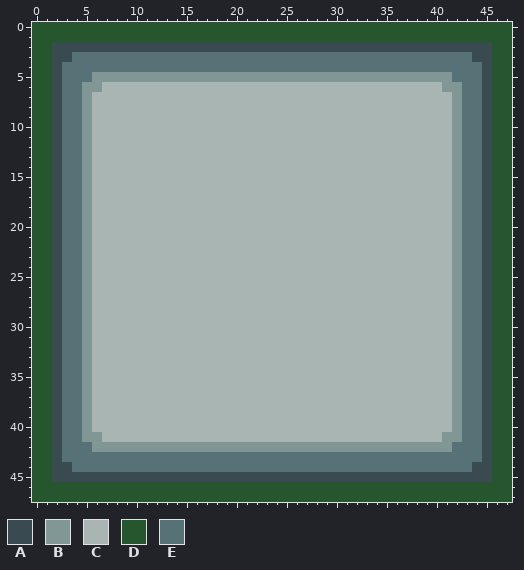
A pixel-art file gets an edit: Assets/Sprites/ase/background.aseprite. That is the earlier state.
48x48 pixels, 1 frame.
Visible layers, top first: "building", "background".
Palette (. is transparent): A #394a50  B #819796  C #a8b5b2  D #25562e  E #577277
Pixels before, first column x 0:
 0 DDDDDDDDDDDDDDDDDDDDDDDDDDDDDDDDDDDDDDDDDDDDDDDD
 1 DDDDDDDDDDDDDDDDDDDDDDDDDDDDDDDDDDDDDDDDDDDDDDDD
 2 DDAAAAAAAAAAAAAAAAAAAAAAAAAAAAAAAAAAAAAAAAAAAADD
 3 DDAAEEEEEEEEEEEEEEEEEEEEEEEEEEEEEEEEEEEEEEEEAADD
 4 DDAEEEEEEEEEEEEEEEEEEEEEEEEEEEEEEEEEEEEEEEEEEADD
 5 DDAEEEBBBBBBBBBBBBBBBBBBBBBBBBBBBBBBBBBBBBEEEADD
 6 DDAEEBBCCCCCCCCCCCCCCCCCCCCCCCCCCCCCCCCCCBBEEADD
 7 DDAEEBCCCCCCCCCCCCCCCCCCCCCCCCCCCCCCCCCCCCBEEADD
 8 DDAEEBCCCCCCCCCCCCCCCCCCCCCCCCCCCCCCCCCCCCBEEADD
 9 DDAEEBCCCCCCCCCCCCCCCCCCCCCCCCCCCCCCCCCCCCBEEADD
10 DDAEEBCCCCCCCCCCCCCCCCCCCCCCCCCCCCCCCCCCCCBEEADD
11 DDAEEBCCCCCCCCCCCCCCCCCCCCCCCCCCCCCCCCCCCCBEEADD
12 DDAEEBCCCCCCCCCCCCCCCCCCCCCCCCCCCCCCCCCCCCBEEADD
13 DDAEEBCCCCCCCCCCCCCCCCCCCCCCCCCCCCCCCCCCCCBEEADD
14 DDAEEBCCCCCCCCCCCCCCCCCCCCCCCCCCCCCCCCCCCCBEEADD
15 DDAEEBCCCCCCCCCCCCCCCCCCCCCCCCCCCCCCCCCCCCBEEADD
16 DDAEEBCCCCCCCCCCCCCCCCCCCCCCCCCCCCCCCCCCCCBEEADD
17 DDAEEBCCCCCCCCCCCCCCCCCCCCCCCCCCCCCCCCCCCCBEEADD
18 DDAEEBCCCCCCCCCCCCCCCCCCCCCCCCCCCCCCCCCCCCBEEADD
19 DDAEEBCCCCCCCCCCCCCCCCCCCCCCCCCCCCCCCCCCCCBEEADD
20 DDAEEBCCCCCCCCCCCCCCCCCCCCCCCCCCCCCCCCCCCCBEEADD
21 DDAEEBCCCCCCCCCCCCCCCCCCCCCCCCCCCCCCCCCCCCBEEADD
22 DDAEEBCCCCCCCCCCCCCCCCCCCCCCCCCCCCCCCCCCCCBEEADD
23 DDAEEBCCCCCCCCCCCCCCCCCCCCCCCCCCCCCCCCCCCCBEEADD
24 DDAEEBCCCCCCCCCCCCCCCCCCCCCCCCCCCCCCCCCCCCBEEADD
25 DDAEEBCCCCCCCCCCCCCCCCCCCCCCCCCCCCCCCCCCCCBEEADD
26 DDAEEBCCCCCCCCCCCCCCCCCCCCCCCCCCCCCCCCCCCCBEEADD
27 DDAEEBCCCCCCCCCCCCCCCCCCCCCCCCCCCCCCCCCCCCBEEADD
28 DDAEEBCCCCCCCCCCCCCCCCCCCCCCCCCCCCCCCCCCCCBEEADD
29 DDAEEBCCCCCCCCCCCCCCCCCCCCCCCCCCCCCCCCCCCCBEEADD
30 DDAEEBCCCCCCCCCCCCCCCCCCCCCCCCCCCCCCCCCCCCBEEADD
31 DDAEEBCCCCCCCCCCCCCCCCCCCCCCCCCCCCCCCCCCCCBEEADD
32 DDAEEBCCCCCCCCCCCCCCCCCCCCCCCCCCCCCCCCCCCCBEEADD
33 DDAEEBCCCCCCCCCCCCCCCCCCCCCCCCCCCCCCCCCCCCBEEADD
34 DDAEEBCCCCCCCCCCCCCCCCCCCCCCCCCCCCCCCCCCCCBEEADD
35 DDAEEBCCCCCCCCCCCCCCCCCCCCCCCCCCCCCCCCCCCCBEEADD
36 DDAEEBCCCCCCCCCCCCCCCCCCCCCCCCCCCCCCCCCCCCBEEADD
37 DDAEEBCCCCCCCCCCCCCCCCCCCCCCCCCCCCCCCCCCCCBEEADD
38 DDAEEBCCCCCCCCCCCCCCCCCCCCCCCCCCCCCCCCCCCCBEEADD
39 DDAEEBCCCCCCCCCCCCCCCCCCCCCCCCCCCCCCCCCCCCBEEADD
40 DDAEEBCCCCCCCCCCCCCCCCCCCCCCCCCCCCCCCCCCCCBEEADD
41 DDAEEBBCCCCCCCCCCCCCCCCCCCCCCCCCCCCCCCCCCBBEEADD
42 DDAEEEBBBBBBBBBBBBBBBBBBBBBBBBBBBBBBBBBBBBEEEADD
43 DDAEEEEEEEEEEEEEEEEEEEEEEEEEEEEEEEEEEEEEEEEEEADD
44 DDAAEEEEEEEEEEEEEEEEEEEEEEEEEEEEEEEEEEEEEEEEAADD
45 DDAAAAAAAAAAAAAAAAAAAAAAAAAAAAAAAAAAAAAAAAAAAADD
46 DDDDDDDDDDDDDDDDDDDDDDDDDDDDDDDDDDDDDDDDDDDDDDDD
47 DDDDDDDDDDDDDDDDDDDDDDDDDDDDDDDDDDDDDDDDDDDDDDDD
The result:
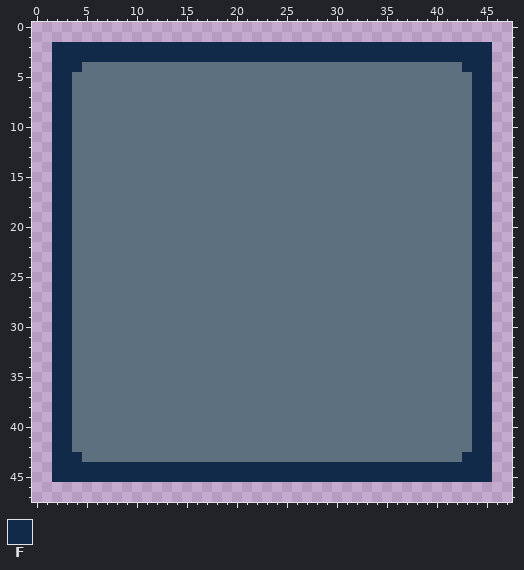
Colours new in this view: F #112a49
Change:
layer "background" now hidden
colour C: #a8b5b2 -> #5d707f
Changed rows in their new state; - is a pixel that keeps its letter.
first column x 0:
 0 ................................................
 1 ................................................
 2 ..FFFFFFFFFFFFFFFFFFFFFFFFFFFFFFFFFFFFFFFFFFFF..
 3 ..FFFFFFFFFFFFFFFFFFFFFFFFFFFFFFFFFFFFFFFFFFFF..
 4 ..FFFCCCCCCCCCCCCCCCCCCCCCCCCCCCCCCCCCCCCCCFFF..
 5 ..FFCCCCCCCCCCCCCCCCCCCCCCCCCCCCCCCCCCCCCCCCFF..
 6 ..FFCCC----------------------------------CCCFF..
 7 ..FFCC------------------------------------CCFF..
 8 ..FFCC------------------------------------CCFF..
 9 ..FFCC------------------------------------CCFF..
10 ..FFCC------------------------------------CCFF..
11 ..FFCC------------------------------------CCFF..
12 ..FFCC------------------------------------CCFF..
13 ..FFCC------------------------------------CCFF..
14 ..FFCC------------------------------------CCFF..
15 ..FFCC------------------------------------CCFF..
16 ..FFCC------------------------------------CCFF..
17 ..FFCC------------------------------------CCFF..
18 ..FFCC------------------------------------CCFF..
19 ..FFCC------------------------------------CCFF..
20 ..FFCC------------------------------------CCFF..
21 ..FFCC------------------------------------CCFF..
22 ..FFCC------------------------------------CCFF..
23 ..FFCC------------------------------------CCFF..
24 ..FFCC------------------------------------CCFF..
25 ..FFCC------------------------------------CCFF..
26 ..FFCC------------------------------------CCFF..
27 ..FFCC------------------------------------CCFF..
28 ..FFCC------------------------------------CCFF..
29 ..FFCC------------------------------------CCFF..
30 ..FFCC------------------------------------CCFF..
31 ..FFCC------------------------------------CCFF..
32 ..FFCC------------------------------------CCFF..
33 ..FFCC------------------------------------CCFF..
34 ..FFCC------------------------------------CCFF..
35 ..FFCC------------------------------------CCFF..
36 ..FFCC------------------------------------CCFF..
37 ..FFCC------------------------------------CCFF..
38 ..FFCC------------------------------------CCFF..
39 ..FFCC------------------------------------CCFF..
40 ..FFCC------------------------------------CCFF..
41 ..FFCCC----------------------------------CCCFF..
42 ..FFCCCCCCCCCCCCCCCCCCCCCCCCCCCCCCCCCCCCCCCCFF..
43 ..FFFCCCCCCCCCCCCCCCCCCCCCCCCCCCCCCCCCCCCCCFFF..
44 ..FFFFFFFFFFFFFFFFFFFFFFFFFFFFFFFFFFFFFFFFFFFF..
45 ..FFFFFFFFFFFFFFFFFFFFFFFFFFFFFFFFFFFFFFFFFFFF..
46 ................................................
47 ................................................
Changed places in both pictures, as pixel boxes (x1, y1, x2, y2):
changed: (32, 22, 512, 502)
